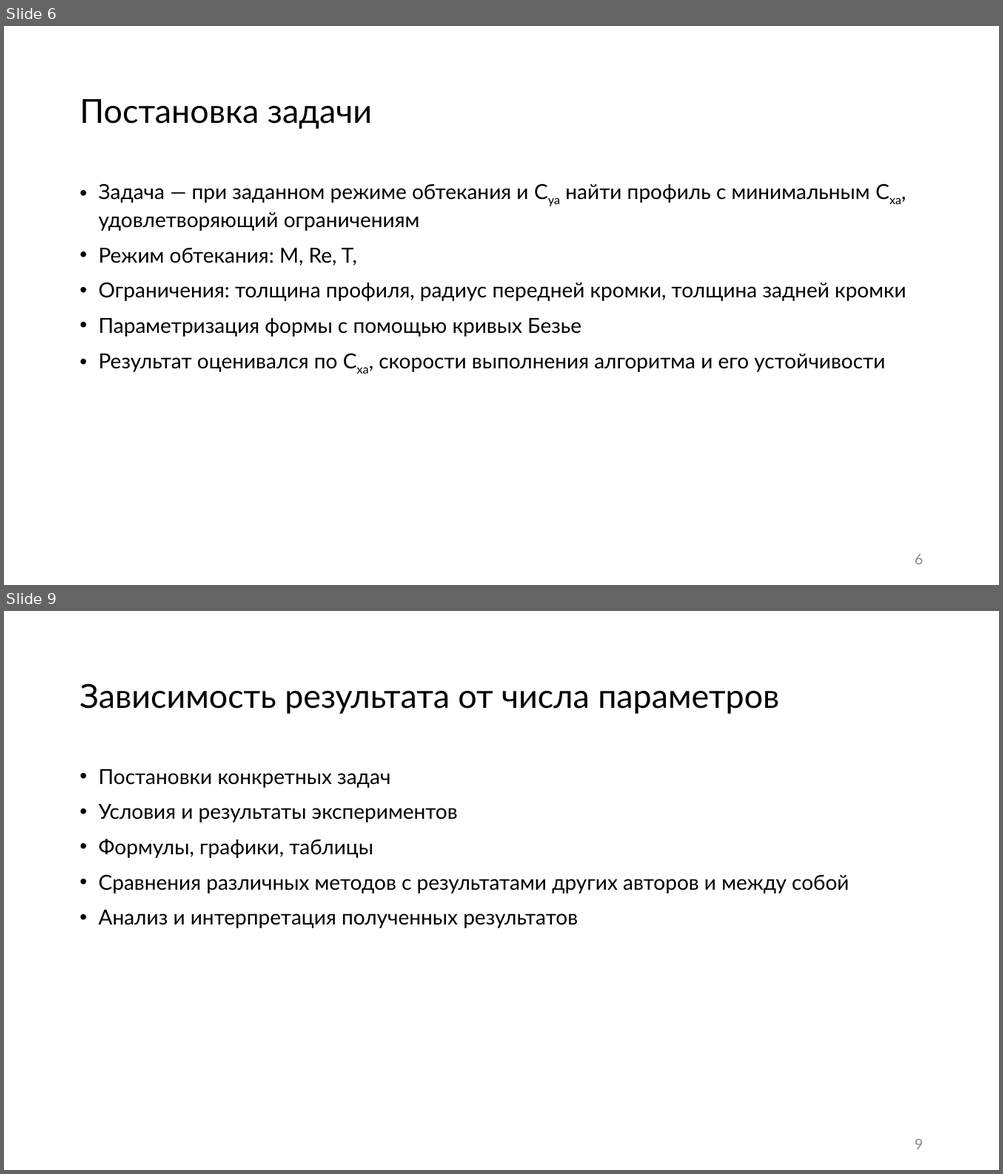
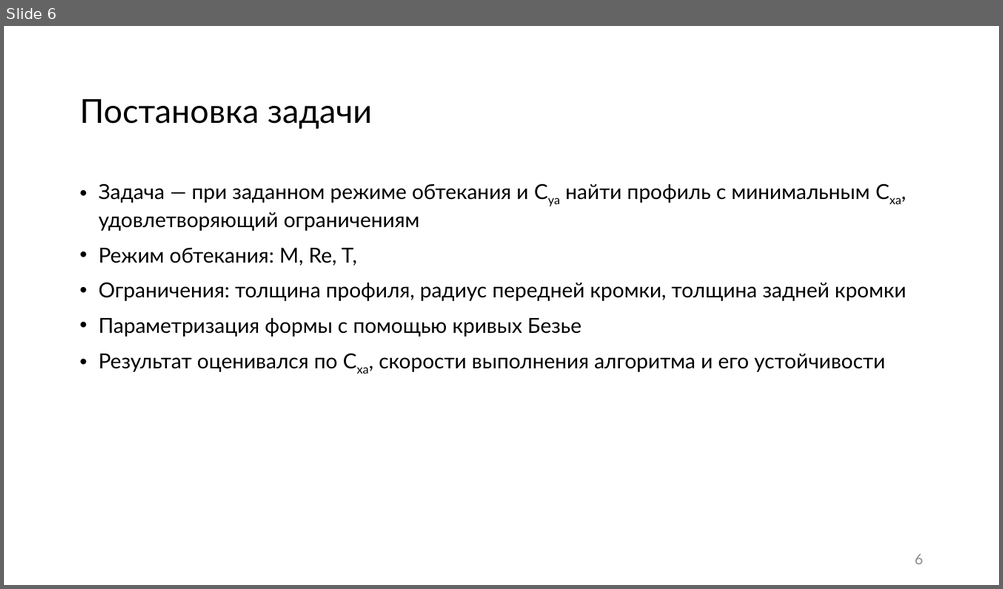
Before and after one commit to 737CMD/Diploma_bac, a slide deck: results/Тексты/Презентация_ВКР Черных.pptx. Shown one above the other, each under a label of ours: slides 6 and 9 before the commit, slide 6 after it; the slides between them are not shown. The pictures are 1003x1174 and 1003x589 pixels, drawn with LibreOffice and Linux fonts; fonts in the diff are those of the drawing; background and template pictures are left out. Boxes give left, top, right and bottom in pixels: in the first picture for what was removed or moved away, otherwise in the second. Text is boxed around its words. In the diff, an @@ line names an element or a change of style, - is before the commit and + after.

```diff
--- a/results/Тексты/Презентация_ВКР Черных.pptx
+++ b/results/Тексты/Презентация_ВКР Черных.pptx
@@ slide 9 removed at [4,611,999,1170], background #FFFFFF @@
@@ title removed at [79,684,779,714] @@
-Зависимость результата от числа параметров
@@ text removed at [99,769,848,928] @@
-• Постановки конкретных задач
-• Условия и результаты экспериментов
-• Формулы, графики, таблицы
-• Сравнения различных методов с результатами других авторов и между собой
-• Анализ и интерпретация полученных результатов
@@ page number removed at [914,1139,922,1150] @@
-9
```
Also in this commit, not shown: 3 slides changed, 5 slides added, 1 other slide removed.
